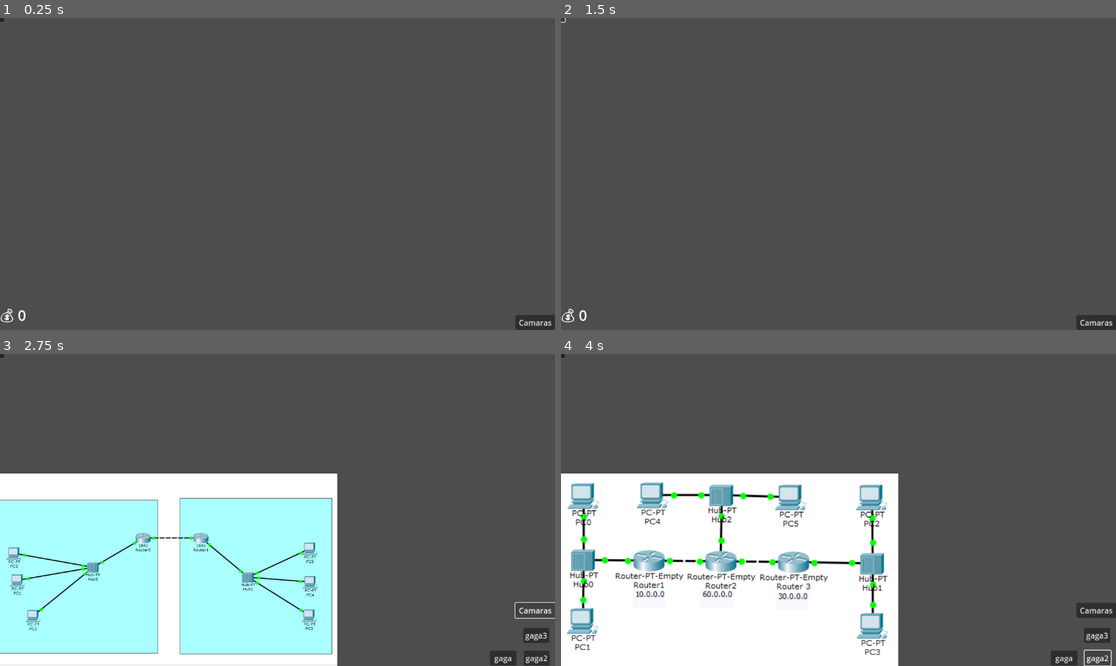
Above: before the commit, frames 1-4 (two rows, left to right).
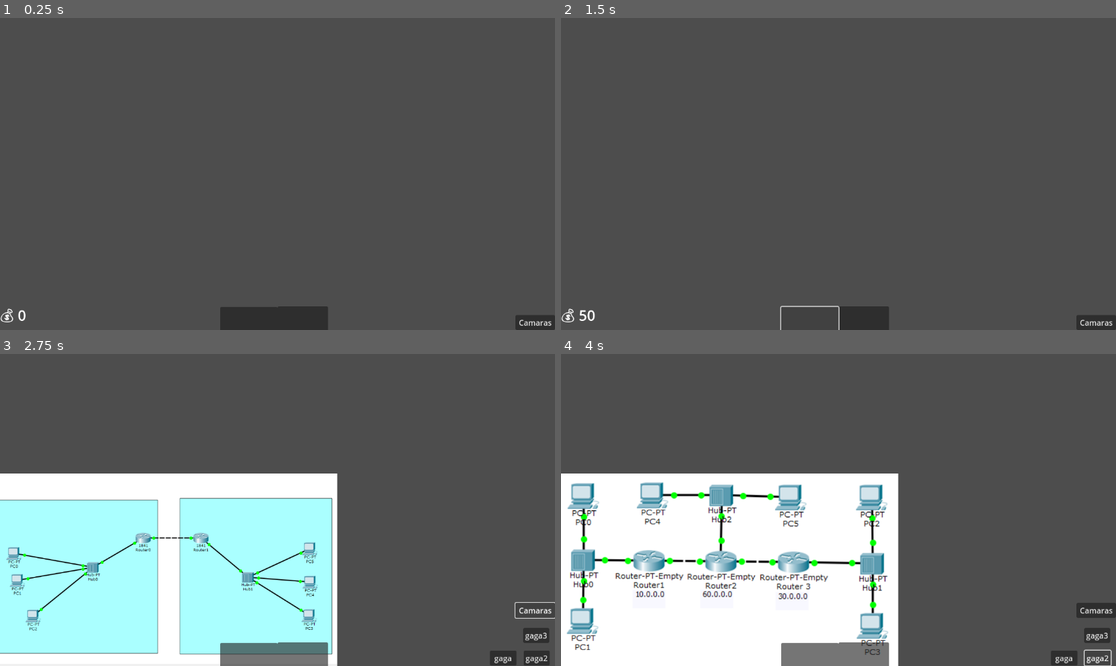
Above: after the commit, the same moments.

Repository: Rayclu/5noches
Game: Godot game, scene res://scenes/HUD.tscn
Same seed, same stepped clock (60 frames per second), same inputs: the game is played once before the commit and once after it. Before the commit the project has no main scene; this scene is started directly in both runs.
Inputs (mouse positions are in pixels of both pictures, inside the frame that each line leads up to; where the layout moved, square brackets give the same spot in the first picture):
- Up to frame 1 (0.25 s): no input
- Up to frame 2 (1.5 s): click (866, 320) [561, 21] at 0.5 s; click (810, 320) [561, 21] at 1.25 s
- Up to frame 3 (2.75 s): click "Camaras" at 2 s
- Up to frame 4 (4 s): click "gaga" at 2.75 s; click "gaga2" at 3.5 s

The runs differ from the first frame. In frame 1, 1.5% of the frame differs, in the area x 0-60%, y 0-100%; in frame 2, 0.8%; in frame 3, 1.5%; in frame 4, 1.5%.

Commit message:
shorcuts

Diff:
--- a/code/moneyControllerHUD.gd
+++ b/code/moneyControllerHUD.gd
@@ -6,11 +6,12 @@
 
 func _ready() -> void:
 	SignalCam.pressed.connect(_money_displayed)
+	get_parent().get_parent().get_node("PRUEBAS/Button").pressed.connect(_add_money.bind(50))
+	get_parent().get_parent().get_node("PRUEBAS/Button2").pressed.connect(_less_money.bind(50))
 	_update_label(0)
-	var proove = get_parent().get_parent().get_node("Node")
+	var proove = get_parent().get_parent().get_node("PRUEBAS")
 	proove.connect("add_money",Callable(self, "_add_money"))
 	proove.connect("spend_money",Callable(self, "_less_money"))
-
 
 func _add_money(money):
 	_animate_money_change(int(TextMoney.text) + money)
--- a/project.godot
+++ b/project.godot
@@ -11,6 +11,7 @@
 [application]
 
 config/name="5noches"
+run/main_scene="uid://dwu6crnpiskku"
 config/features=PackedStringArray("4.4", "Forward Plus")
 config/icon="res://icon.svg"
 
@@ -22,3 +23,11 @@
 "res://code/": "red",
 "res://scenes/": "teal"
 }
+
+[input]
+
+"Shift + C"={
+"deadzone": 0.2,
+"events": [Object(InputEventKey,"resource_local_to_scene":false,"resource_name":"","device":0,"window_id":0,"alt_pressed":false,"shift_pressed":true,"ctrl_pressed":false,"meta_pressed":false,"pressed":false,"keycode":0,"physical_keycode":67,"key_label":0,"unicode":0,"location":0,"echo":false,"script":null)
+]
+}
--- a/scenes/HUD.tscn
+++ b/scenes/HUD.tscn
@@ -97,17 +97,36 @@
 label_settings = SubResource("LabelSettings_wc5e5")
 vertical_alignment = 2
 
-[node name="Node" type="Control" parent="."]
+[node name="PRUEBAS" type="Control" parent="."]
 layout_mode = 3
-anchors_preset = 0
+anchors_preset = 7
+anchor_left = 0.5
+anchor_top = 1.0
+anchor_right = 0.5
+anchor_bottom = 1.0
+grow_horizontal = 2
+grow_vertical = 0
 script = ExtResource("2_u6o08")
 
-[node name="Button" type="Button" parent="Node"]
-layout_mode = 0
-offset_right = 8.0
-offset_bottom = 8.0
+[node name="Button" type="Button" parent="PRUEBAS"]
+layout_mode = 1
+anchors_preset = 4
+anchor_top = 0.5
+anchor_bottom = 0.5
+offset_top = -49.0
+offset_right = 105.0
+offset_bottom = 4.0
+grow_vertical = 2
 
-[node name="Button2" type="Button" parent="Node"]
-layout_mode = 0
-offset_right = 8.0
-offset_bottom = 8.0
+[node name="Button2" type="Button" parent="PRUEBAS"]
+layout_mode = 1
+anchors_preset = 6
+anchor_left = 1.0
+anchor_top = 0.5
+anchor_right = 1.0
+anchor_bottom = 0.5
+offset_left = -119.0
+offset_top = -48.0
+offset_bottom = 4.0
+grow_horizontal = 0
+grow_vertical = 2
--- /dev/null
+++ b/scenes/ShorCuts.tscn
@@ -0,0 +1,6 @@
+[gd_scene load_steps=2 format=3 uid="uid://dwu6crnpiskku"]
+
+[ext_resource type="Script" uid="uid://chpiutg4fgncf" path="res://scenes/shor_cuts.gd" id="1_o4yg1"]
+
+[node name="Node" type="Node"]
+script = ExtResource("1_o4yg1")
--- /dev/null
+++ b/scenes/shor_cuts.gd
@@ -0,0 +1,15 @@
+extends Node
+# a futura implementacion. solo planteo la idea
+
+signal OpenMenu
+signal OpenInventory
+signal OpenCameras
+
+func _input(event: InputEvent) -> void:
+	if event is InputEventKey:
+		if event.keycode == 69: #e
+			emit_signal("OpenInventory")
+		if event.keycode == 4194305:#Esc
+			emit_signal("OpenMenu")
+		if Input.is_action_just_pressed("Shift + C"):
+			emit_signal("OpenCameras")
Not shown: 1 places in scenes/HUD.tscn that only renumber resources
Not shown, added: scenes/shor_cuts.gd.uid
